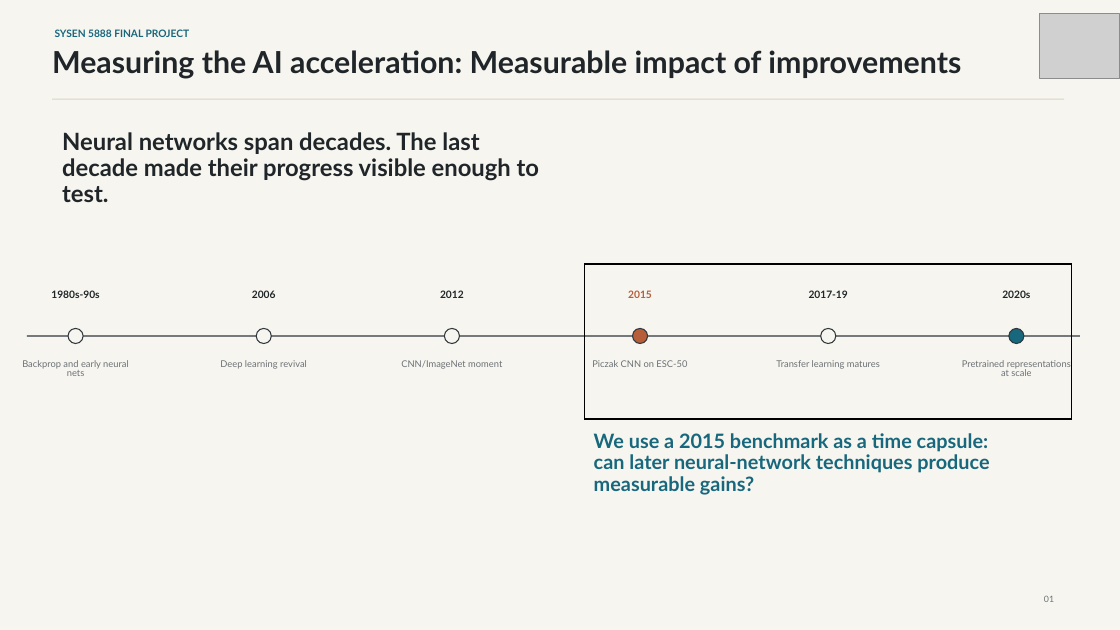
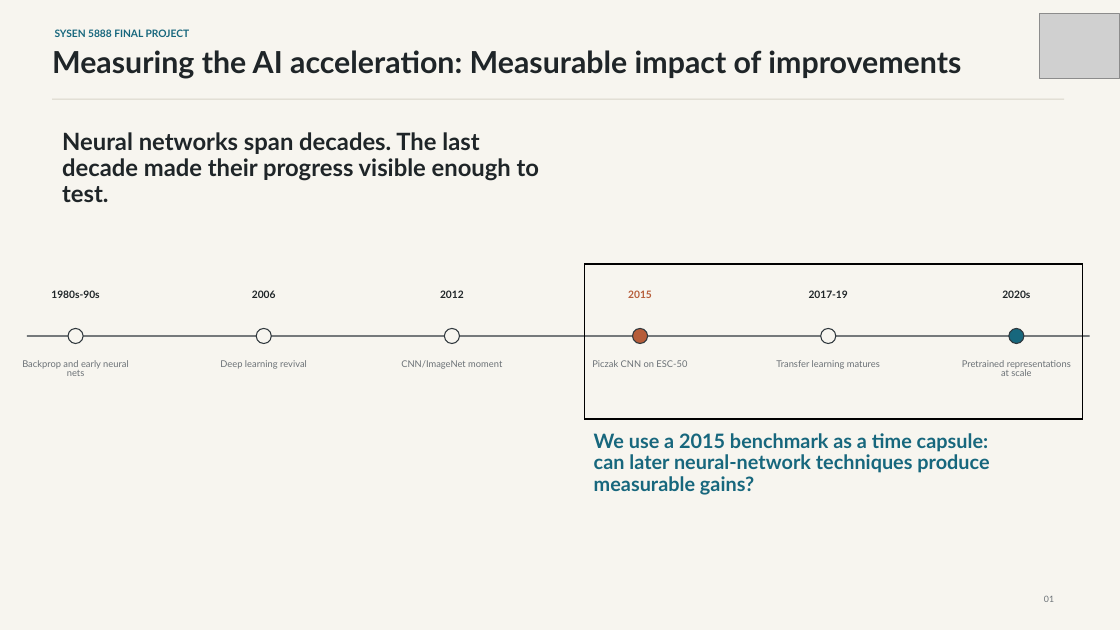
Before and after one commit to JdogLloyd1/DeepLearning5888Project, a slide deck: slide 2 of Docs/Final_Project_Presentation_Draft.pptx (slide 1 before the commit). Drawn at 1120x630 pixels with LibreOffice and Linux fonts; fonts in the diff are those of the drawing; grey boxes stand for pictures. Boxes give left, top, right and bottom in pixels: in the first picture for what was removed or moved away, otherwise in the second. Text is boxed around its words. In the diff, an @@ line names an element or a change of style, - is before the commit and + after.

```diff
--- a/Docs/Final_Project_Presentation_Draft.pptx
+++ b/Docs/Final_Project_Presentation_Draft.pptx
@@ rectangle: place and size @@
-rectangle at box(585, 264, 1072, 419)
+rectangle at box(585, 264, 1082, 419)
@@ line moved from (27, 336) - (1081, 336) to (27, 336) - (1090, 336) @@
```
Also in this commit, not shown: 6 other slides changed, 1 slide added.
